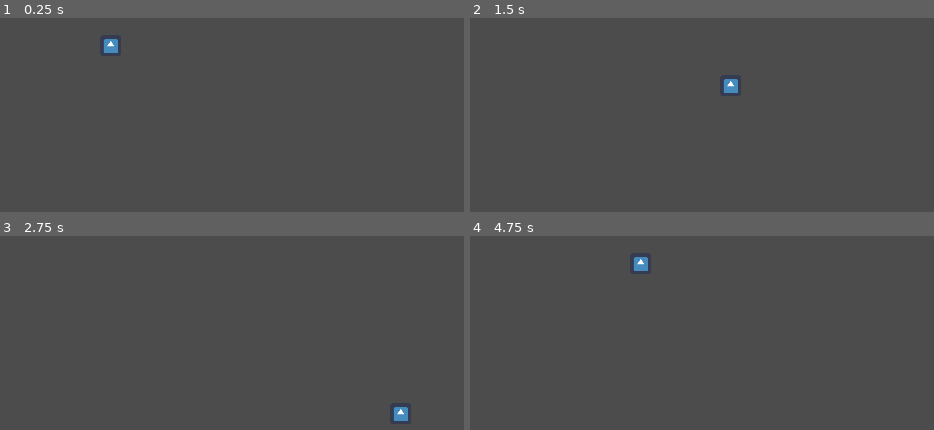
Above: before the commit, frames 1-4 (two rows, left to right).
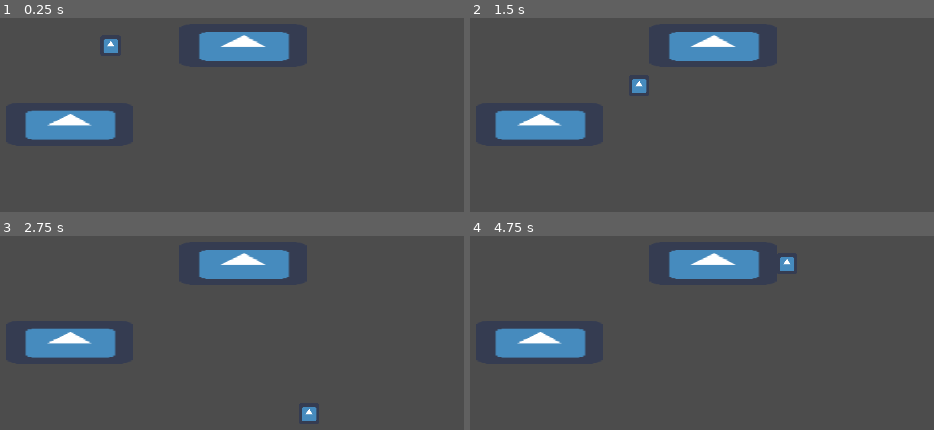
Above: after the commit, the same moments.

Repository: kjanuska/Independent-Study-Game
Game: Godot game, scene res://Scenes/Main.tscn
Two runs of this game, one before a commit and one after it. Both use one fixed random seed, a clock stepped at 60 frames per second and the inputs below. The engine's default icon, where the game draws it, is replaced by a stand-in: a white triangle on a blue panel in a dark square.
Inputs:
- Up to frame 1 (0.25 s): no input
- Up to frame 2 (1.5 s): tap Enter at 0.5 s; hold D (ui_right) 0.53-1.28 s; hold S (ui_down) from 1.28 s (still down)
- Up to frame 3 (2.75 s): release S (ui_down) at 2.03 s; hold D (ui_right) from 2.03 s (still down)
- Up to frame 4 (4.75 s): release D (ui_right) at 2.78 s; hold W (ui_up) 2.78-3.53 s; hold A (ui_left) from 3.53 s (still down)

The runs differ from the first frame. In frame 1, 5.9% of the frame differs, in the area x 5-63%, y 7-63%; in frame 2, 6.3%; in frame 3, 6.3%; in frame 4, 6.3%.

Commit message:
BOXES

Diff:
--- /dev/null
+++ b/Scenes/Box.tscn
@@ -0,0 +1,16 @@
+[gd_scene load_steps=3 format=2]
+
+[ext_resource path="res://icon.png" type="Texture" id=1]
+
+[sub_resource type="RectangleShape2D" id=1]
+extents = Vector2( 63.9076, 21.7086 )
+
+[node name="StaticBody2D" type="StaticBody2D"]
+
+[node name="CollisionShape2D" type="CollisionShape2D" parent="."]
+shape = SubResource( 1 )
+
+[node name="Sprite" type="Sprite" parent="."]
+position = Vector2( 0.112968, 0 )
+scale = Vector2( 1.98943, 0.672654 )
+texture = ExtResource( 1 )
--- a/Scenes/Main.tscn
+++ b/Scenes/Main.tscn
@@ -1,8 +1,15 @@
-[gd_scene load_steps=2 format=2]
+[gd_scene load_steps=3 format=2]
 
 [ext_resource path="res://Scenes/Player.tscn" type="PackedScene" id=1]
+[ext_resource path="res://Scenes/Box.tscn" type="PackedScene" id=2]
 
 [node name="Node2D" type="Node2D"]
 
 [node name="Player" parent="." instance=ExtResource( 1 )]
 position = Vector2( 286.732, 149.764 )
+
+[node name="StaticBody2D" parent="." instance=ExtResource( 2 )]
+position = Vector2( 419.002, 149.444 )
+
+[node name="StaticBody2D2" parent="." instance=ExtResource( 2 )]
+position = Vector2( 245.304, 228.095 )
